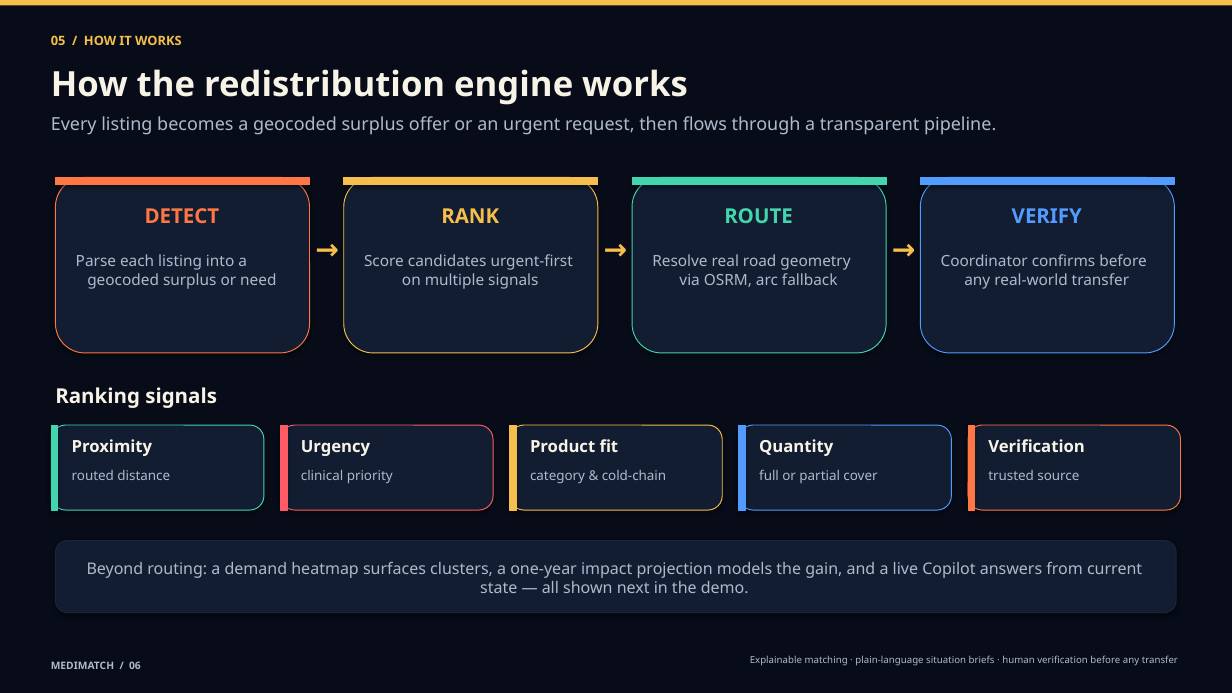
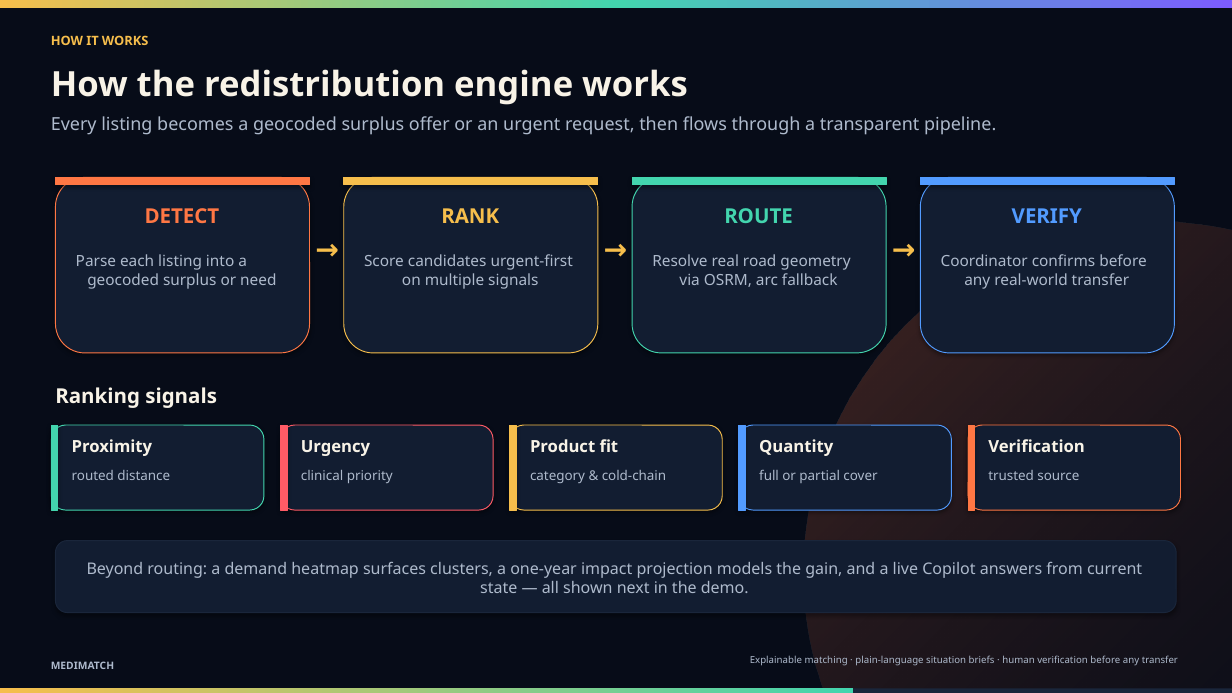
Before and after one commit to lesnargitonga/MediMatch, a slide deck: slide 9 of presentation/MediMatch_Conference_Deck.pptx (slide 6 before the commit). Drawn at 1232x693 pixels with LibreOffice and Linux fonts; fonts in the diff are those of the drawing. Boxes give left, top, right and bottom in pixels: in the first picture for what was removed or moved away, otherwise in the second. Text is boxed around its words. In the diff, an @@ line names an element or a change of style, - is before the commit and + after.

```diff
--- a/presentation/MediMatch_Conference_Deck.pptx
+++ b/presentation/MediMatch_Conference_Deck.pptx
@@ rectangle at [0,0,1232,8]: fill #F6BE4C to gradient #F6BE4C to #43D5AE to #7C5CFF @@
@@ text at [51,35,148,45]: text changed @@
-05 / HOW IT WORKS
+HOW IT WORKS
@@ ellipse added at [804,222,1232,693], fill gradient #FF7744 to #070C18 @@
@@ rectangle added at [0,689,1232,693], fill #1A263B @@
@@ rectangle added at [0,689,853,693], fill gradient #F6BE4C to #43D5AE @@
@@ text at [51,661,114,669]: text changed @@
-MEDIMATCH / 06
+MEDIMATCH
```
Also in this commit, not shown: 9 other slides changed, 3 slides added, 2 other files.
